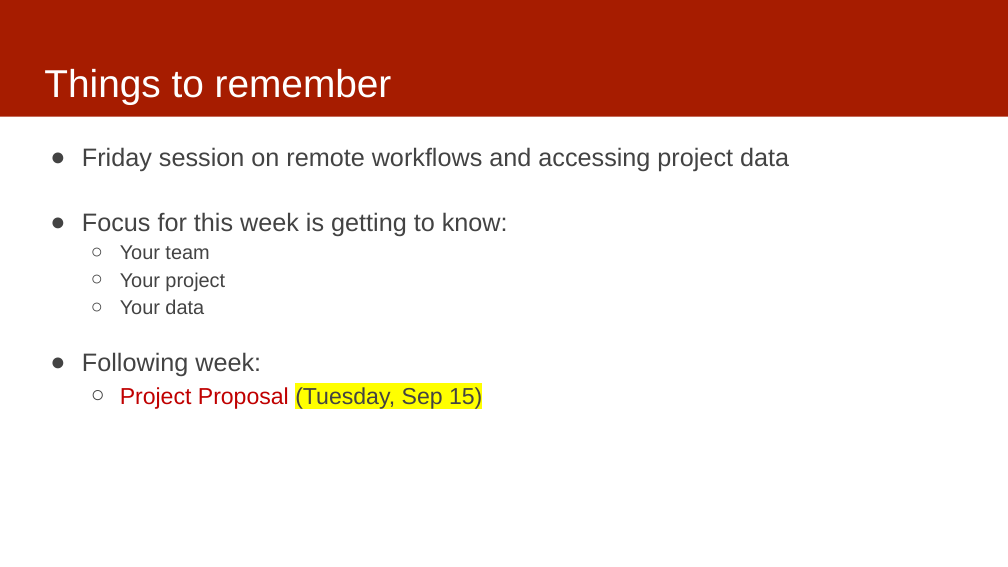
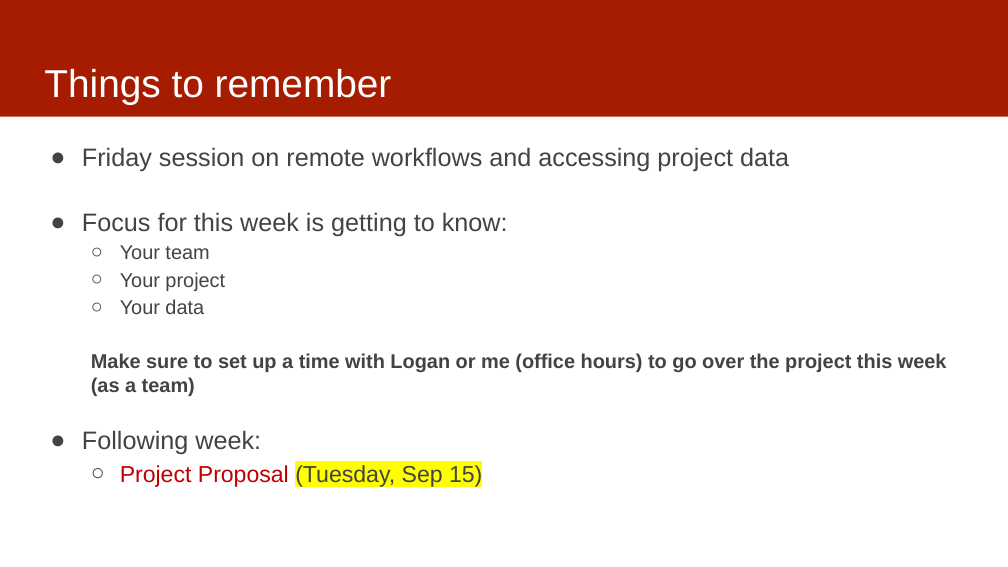
Before and after one commit to dssg/mlforpublicpolicylab, a slide deck: slide 2 of Lectures/03-casestudies.pptx. Drawn at 1008x567 pixels with LibreOffice and Linux fonts; fonts in the diff are those of the drawing. Boxes give left, top, right and bottom in pixels: in the first picture for what was removed or moved away, otherwise in the second. Text is boxed around its words. In the diff, an @@ line names an element or a change of style, - is before the commit and + after.

```diff
--- a/Lectures/03-casestudies.pptx
+++ b/Lectures/03-casestudies.pptx
@@ text at bbox=[91, 353, 947, 396]: paragraph added @@
+  Make sure to set up a time with Logan or me (office hours) to go over the project this week (as a team)
```
Also in this commit, not shown: 1 other slide changed, 9 slides added.
